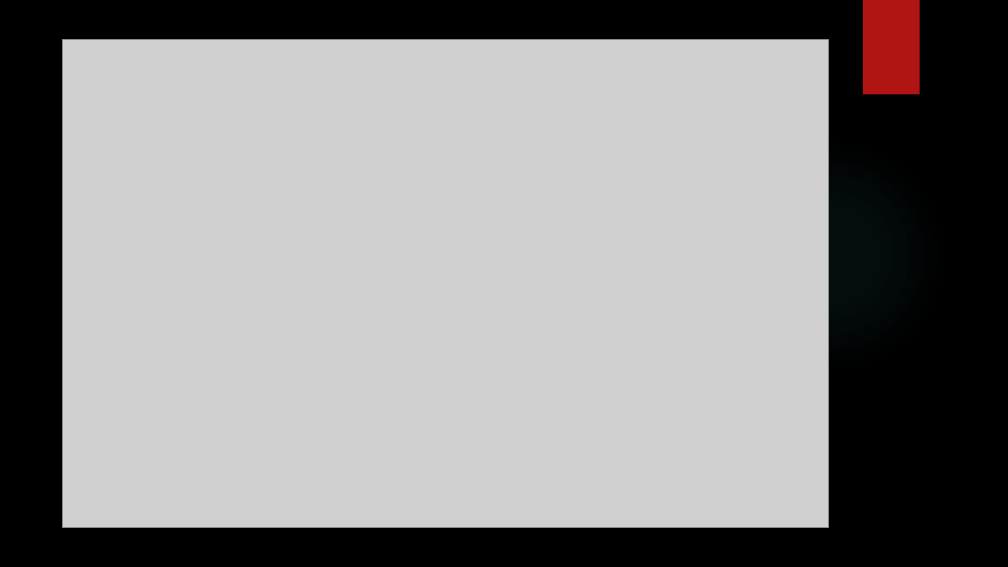
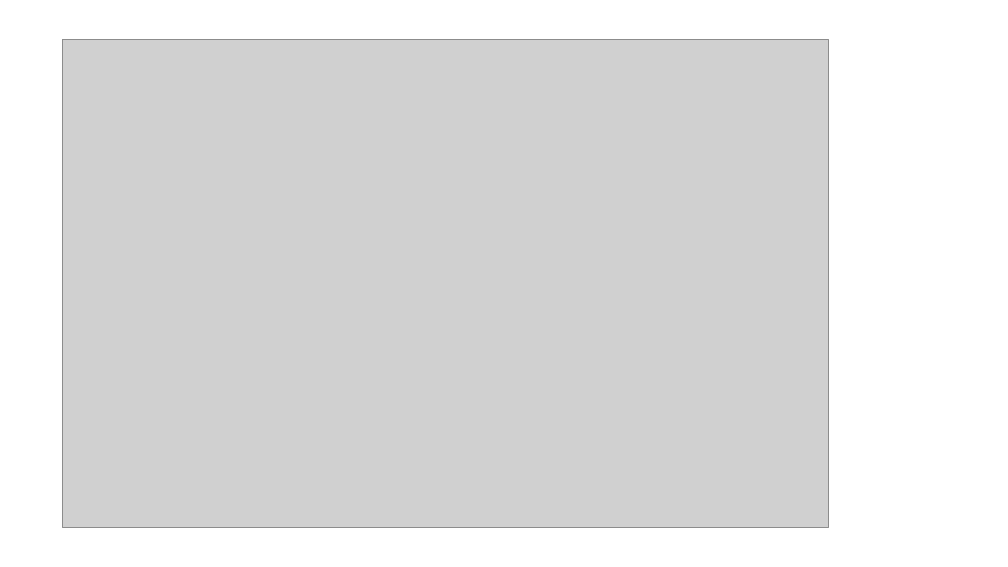
Before and after one commit to Dan2024IronHack/Mid-Project-Dan, a slide deck: slide 6 of Mid Project - Dan H.pptx (slide 4 before the commit). Drawn at 1008x567 pixels with LibreOffice and Linux fonts; fonts in the diff are those of the drawing; grey boxes stand for pictures; background and template pictures are left out. Boxes give left, top, right and bottom in pixels: in the first picture for what was removed or moved away, otherwise in the second. Text is boxed around its words. In the diff, an @@ line names an element or a change of style, - is before the commit and + after.

```diff
--- a/Mid Project - Dan H.pptx
+++ b/Mid Project - Dan H.pptx
@@ background picture (left out) to #FFFFFF @@
@@ rectangle removed at (863, 0, 920, 95) @@
@@ ellipse removed at (712, 138, 944, 371) @@
```
Also in this commit, not shown: 3 other slides changed, 2 slides added, 10 other files.
